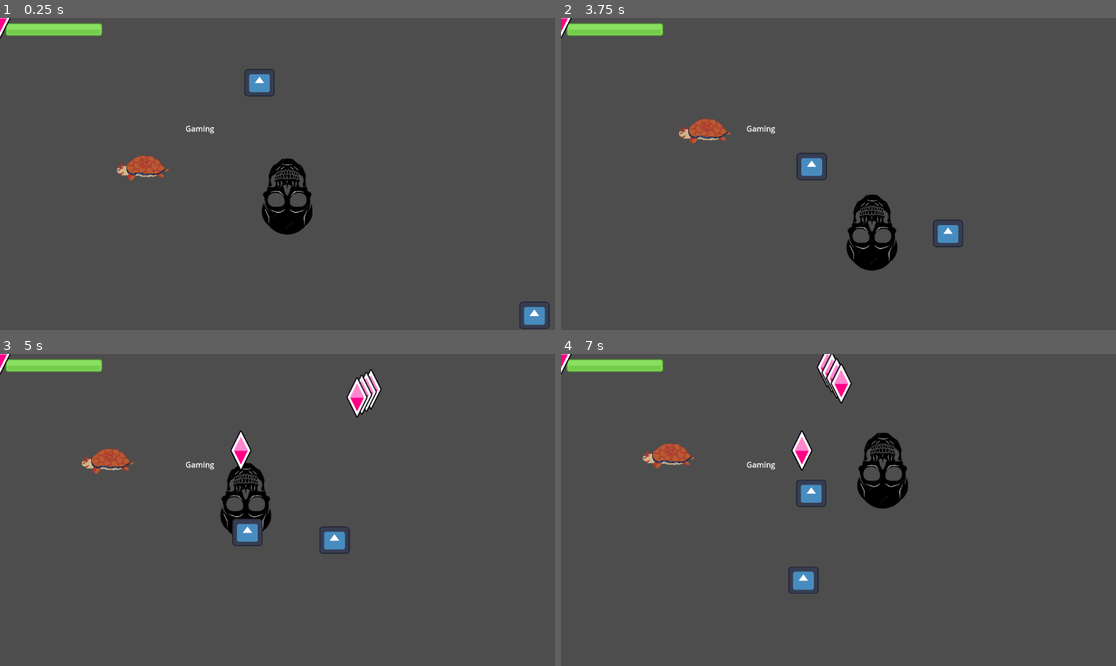
Above: before the commit, frames 1-4 (two rows, left to right).
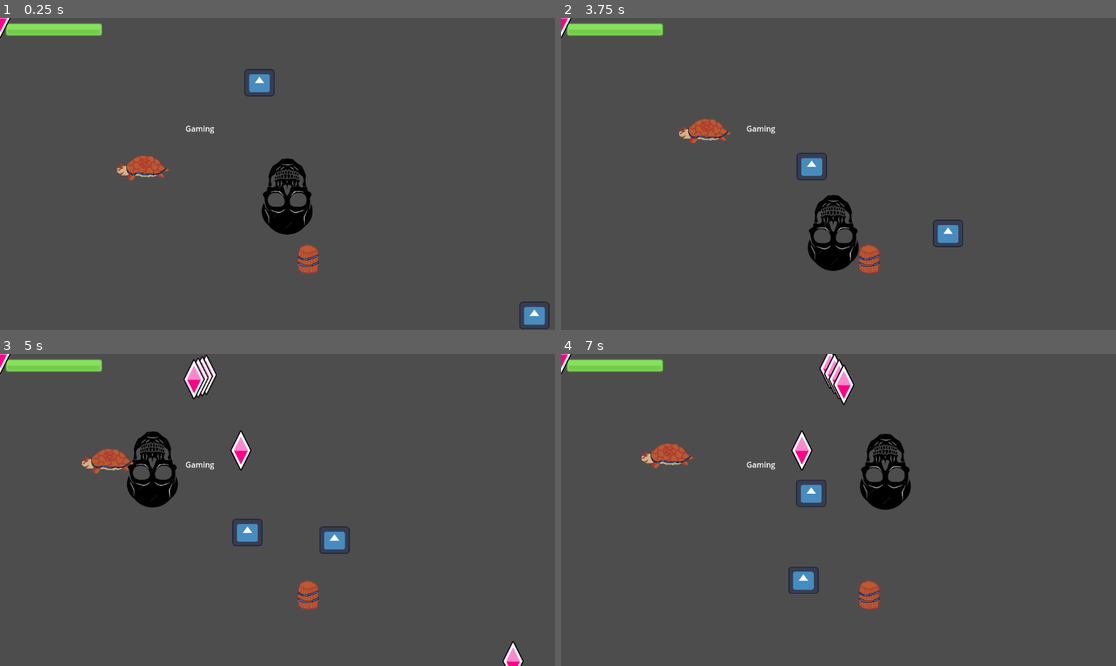
Above: after the commit, the same moments.

Repository: vaarnio/purgatory-gmtk2023
Game: Godot game, scene res://scenes/level1_valtteri.tscn
Two runs of this game, one before a commit and one after it. Both use one fixed random seed, a clock stepped at 60 frames per second and the inputs below. This scene is started directly instead of the project's main scene. The engine's default icon, where the game draws it, is replaced by a stand-in: a white triangle on a blue panel in a dark square.
Inputs (mouse positions are in pixels of both pictures, inside the frame that each line leads up to):
- Up to frame 1 (0.25 s): no input
- Up to frame 2 (3.75 s): tap Enter (ui_accept) at 0.5, 0.77, 1.52, 3.02 s; move the mouse to (960, 158) at 0.52 s; move the mouse to (727, 189) at 1.27 s; move the mouse to (894, 105) at 2.02 s; move the mouse to (810, 236) at 2.77 s; move the mouse to (1005, 220) at 3.52 s
- Up to frame 3 (5 s): tap Enter (ui_accept) at 3.77, 4.52 s; move the mouse to (111, 463) at 4.27 s
- Up to frame 4 (7 s): move the mouse to (866, 510) at 5.02 s; move the mouse to (755, 432) at 5.77 s; tap Enter (ui_accept) at 6.02, 6.77 s; move the mouse to (960, 494) at 6.52 s

The runs differ from the first frame. In frame 1, 0.3% of the frame differs, in the area x 53-58%, y 72-82%; in frame 2, 2.4%; in frame 3, 3.8%, in the area x 22-95%, y 0-100%; in frame 4, 1.7%.

Commit message:
barrel spawning system

Diff:
--- /dev/null
+++ b/prefabs/barrel.tscn
@@ -0,0 +1,17 @@
+[gd_scene load_steps=4 format=3 uid="uid://bu67bkseh7s2w"]
+
+[ext_resource type="Script" path="res://scripts/barrel.gd" id="1_atqb2"]
+[ext_resource type="Texture2D" uid="uid://c55ts6xy5rey3" path="res://assets/explosive_barrel_1.png" id="2_ufiho"]
+
+[sub_resource type="CapsuleShape2D" id="CapsuleShape2D_ce503"]
+radius = 21.0
+height = 60.0
+
+[node name="barrel" type="CharacterBody2D"]
+script = ExtResource("1_atqb2")
+
+[node name="Sprite2D" type="Sprite2D" parent="."]
+texture = ExtResource("2_ufiho")
+
+[node name="CollisionShape2D" type="CollisionShape2D" parent="."]
+shape = SubResource("CapsuleShape2D_ce503")
--- /dev/null
+++ b/scripts/barrel.gd
@@ -0,0 +1,4 @@
+extends CharacterBody2D
+
+func _moveTo(location: Vector2):
+	global_position = location
--- a/scripts/level1logic.gd
+++ b/scripts/level1logic.gd
@@ -1,11 +1,13 @@
 extends Node2D
 
-const blEnemySc = preload("res://scenes/development/blocking_enemy.tscn")
+const blEnemySc = preload("res://prefabs/blocking_enemy.tscn")
+const barrelSc = preload("res://prefabs/barrel.tscn")
 
 # Called when the node enters the scene tree for the first time.
 func _ready():
 	#const exampleLocation = Vector2(320,320)
 	_spawn_blEnemy(Vector2(320,320))
+	_spawn_barrel(Vector2(640,500))
 	pass # Replace with function body.
 
 
@@ -15,6 +17,11 @@
 	add_child(blEnemy)
 	blEnemy.roam()
 
+func _spawn_barrel(spawnLoc: Vector2):
+	var barrel = barrelSc.instantiate()
+	barrel._moveTo(spawnLoc)
+	add_child(barrel)
+
 # Called every frame. 'delta' is the elapsed time since the previous frame.
 func _process(delta):
 	pass
Not shown: 1 places in prefabs/blocking_enemy.tscn that only renumber resources
